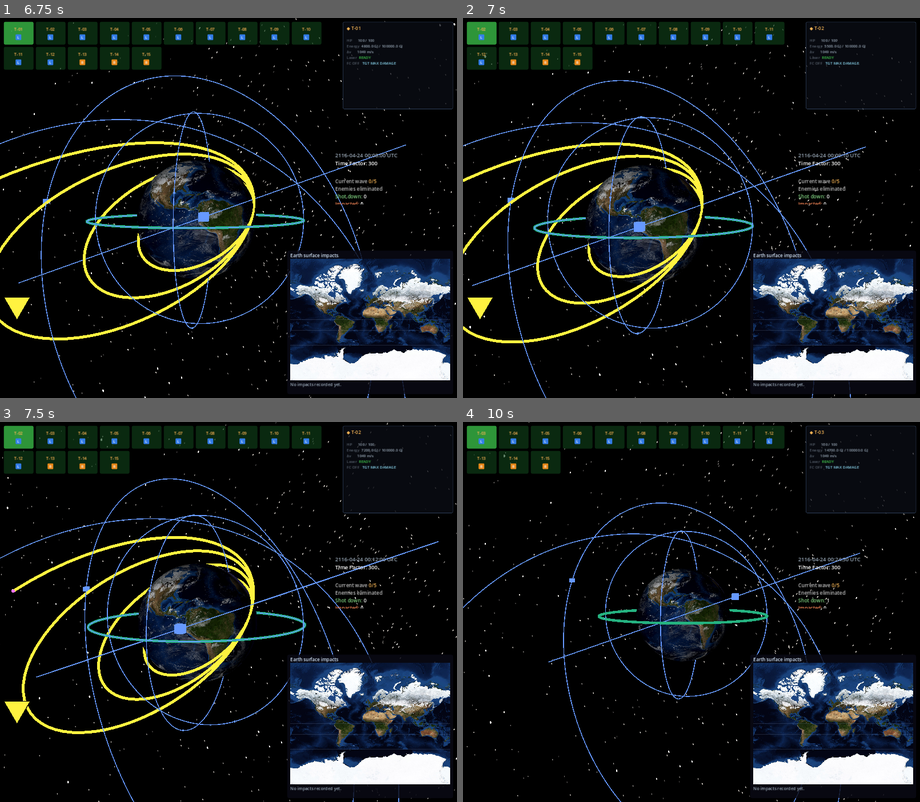
Above: before the commit, frames 1-4 (two rows, left to right).
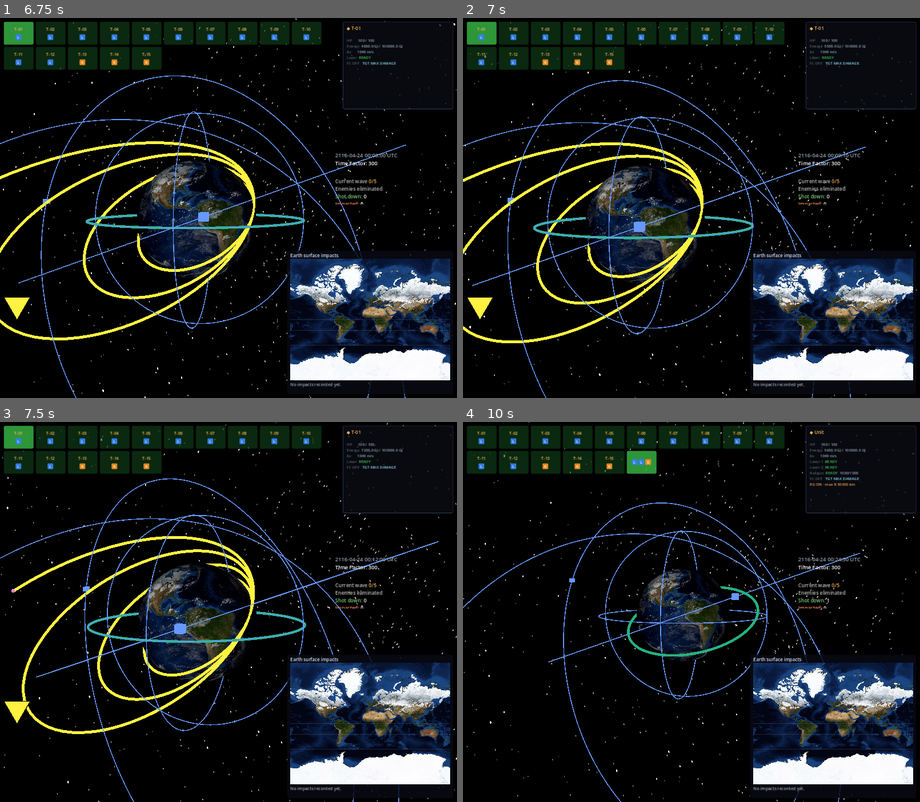
Above: after the commit, the same moments.

Repository: mellenburg/game
Game: Godot game, scene res://scenes/menu.tscn
Two runs of this game, one before a commit and one after it. Both use one fixed random seed, a clock stepped at 60 frames per second and the inputs below.
Inputs (mouse positions are in pixels of both pictures, inside the frame that each line leads up to):
- Up to frame 1 (6.75 s): click "LAUNCH ▶" at 0.5 s; tap Enter (commit_plan) at 1.25 s; drag from (114, 246) to (274, 124) at 1.27 s; click "▶ PER-UNIT (15)" at 2 s; click "▼ PER-UNIT (16)" at 2.75 s; click "▶ PER-UNIT (16)" at 3.5 s; click "Acknowledge ▶" at 4.25 s; click "LAUNCH ▶" at 5 s; drag from (137, 227) to (205, 284) at 5.77 s; move the mouse to (274, 124) at 6.52 s; hold D (move_right) from 6.53 s (still down); tap J (add_decaying_enemy) at 6.6 s
- Up to frame 2 (7 s): keep holding D (move_right); tap R (remove_satellite) at 6.8 s
- Up to frame 3 (7.5 s): release D (move_right) at 7.25 s; drag from (205, 688) to (91, 555) at 7.27 s
- Up to frame 4 (10 s): move the mouse to (828, 669) at 8.02 s; hold A (move_left) 8.03-8.75 s; tap N (add_satellite) at 8.1 s; tap R (remove_satellite) at 8.3, 9.8 s; drag from (554, 555) to (622, 517) at 8.77 s; move the mouse to (714, 612) at 9.52 s; hold S (move_backward) from 9.53 s (still down); hold F (freelook) from 9.53 s (still down); click (714, 612) at 9.67 s

Frame 1 is identical in both runs. In frame 2, 0.5% of the frame differs, in the area x 4-79%, y 2-58%; in frame 3, 0.5%; in frame 4, 2.6%, in the area x 0-89%, y 0-62%.

Commit message:
Disable R-key remove, fix planning-mode tile click target
R was silently freeing the selected satellite whenever it was tapped
during planning — alongside every committed plan that pointed at it.
The action binding stays in project.godot for any external scripting
path that wants it, but the gameplay dispatcher no longer fires
remove_satellite(), so a stray press is harmless.

Roster click selection: in planning mode the HUD's `satellites`
getter returns the planning clones, so tile clicks emitted
`friendly_clicked` with a planning_satellites[i] ref. select_ship_by_ref
was searching only real_satellites, returned -1, and bailed before
swapping selection. Fall back to planning_satellites.find() — the
two arrays mirror by index — and operate on real_satellites[idx]
either way, so clicking any tile (live or planning) routes selection
to the matching live ship.

https://claude.ai/code/session_019FMyv1zzBQRivgAbbjPD5S

Diff:
--- a/godot/scripts/mass_center_system.gd
+++ b/godot/scripts/mass_center_system.gd
@@ -979,8 +979,12 @@
 			select_next_ship()
 	if Input.is_action_just_pressed("add_satellite"):
 		add_satellite()
-	if Input.is_action_just_pressed("remove_satellite"):
-		remove_satellite()
+	# remove_satellite (R) is intentionally not dispatched here. The
+	# action remains bound for any external tooling that wants to
+	# script a teardown, but routing it through gameplay input was a
+	# footgun — a stray R press during planning would silently free
+	# the operator's selected ship, dropping every committed plan on
+	# it. Use the menu or a tool path if a unit needs to come off.
 	if Input.is_action_just_pressed("toggle_planning"):
 		toggle_planning()
 	if Input.is_action_just_pressed("add_enemies"):
@@ -1371,10 +1375,18 @@
 func select_ship_by_ref(sat: Satellite) -> void:
 	if sat == null:
 		return
+	# In planning mode the HUD roster shows the planning clones (see
+	# `satellites` getter) and hands their refs to friendly_clicked.
+	# Translate by index — planning_satellites[i] mirrors
+	# real_satellites[i] — so a click on a planning preview's tile
+	# still picks the right live ship out of real_satellites below.
 	var idx := real_satellites.find(sat)
 	if idx < 0:
-		return
-	if sat.team != Satellite.TEAM_PLAYER:
+		idx = planning_satellites.find(sat)
+	if idx < 0 or idx >= real_satellites.size():
+		return
+	var real_sat := real_satellites[idx]
+	if real_sat.team != Satellite.TEAM_PLAYER:
 		return
 	if idx == selected_ship and planning_mode:
 		# Already selected and previewing — clicking again shouldn't
@@ -1383,7 +1395,7 @@
 	if not real_satellites.is_empty():
 		real_satellites[selected_ship].unselect()
 	selected_ship = idx
-	real_satellites[selected_ship].select()
+	real_sat.select()
 	# Picking a unit from the roster opens the planning preview for
 	# that unit. If the operator's already in planning mode the call
 	# is a no-op past the selection swap; otherwise it pauses the sim
